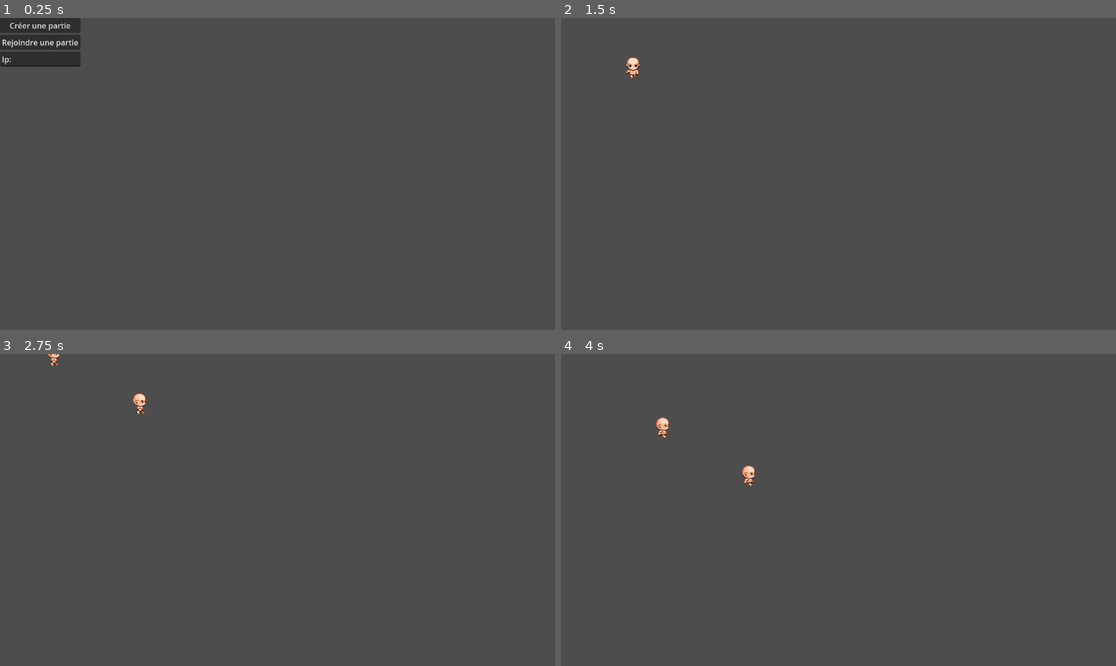
Above: before the commit, frames 1-4 (two rows, left to right).
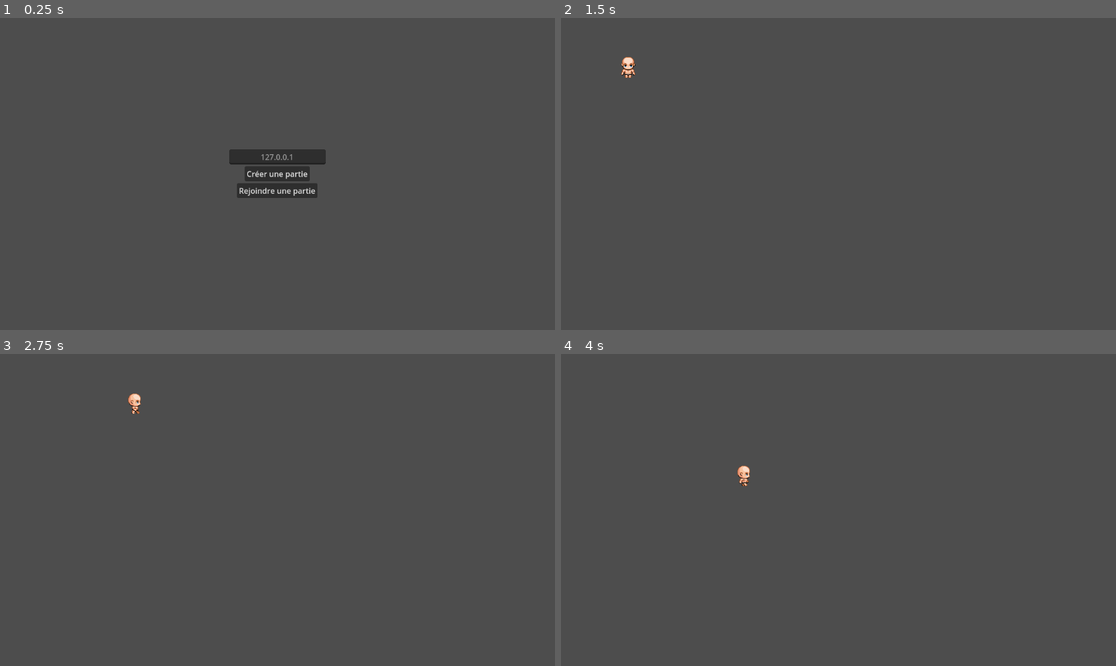
Above: after the commit, the same moments.

Repository: coeyn/greed_island_mmorpg
Game: Godot game, scene res://scenes/main_menu.tscn
Two runs of this game, one before a commit and one after it. Both use one fixed random seed, a clock stepped at 60 frames per second and the inputs below.
Inputs (mouse positions are in pixels of both pictures, inside the frame that each line leads up to):
- Up to frame 1 (0.25 s): no input
- Up to frame 2 (1.5 s): click "Créer une partie" at 0.5 s; click (838, 189) at 1.25 s, where only the run after the commit has a clickable "Rejoindre une partie"
- Up to frame 3 (2.75 s): tap Enter at 2 s; hold Right (ui_right) from 2.03 s (still down)
- Up to frame 4 (4 s): release Right (ui_right) at 2.78 s; hold Down (ui_down) 2.78-3.53 s; hold Right (ui_right) from 3.53 s (still down)

The runs differ from the first frame. In frame 1, 3.9% of the frame differs, in the area x 0-59%, y 0-58%; in frame 2, 0.2%; in frame 3, 0.2%; in frame 4, 0.3%.

Commit message:
continuété multi

Diff:
--- a/scenes/main_menu.tscn
+++ b/scenes/main_menu.tscn
@@ -12,19 +12,30 @@
 script = ExtResource("1_l6cm7")
 
 [node name="VBoxContainer" type="VBoxContainer" parent="."]
-layout_mode = 0
-offset_right = 68.0
-offset_bottom = 55.0
+layout_mode = 1
+anchors_preset = 15
+anchor_right = 1.0
+anchor_bottom = 1.0
+grow_horizontal = 2
+grow_vertical = 2
 alignment = 1
 
-[node name="ButtonHost" type="Button" parent="VBoxContainer"]
+[node name="LineEdit" type="LineEdit" parent="VBoxContainer"]
+custom_minimum_size = Vector2(200, 0)
 layout_mode = 2
+size_flags_horizontal = 4
+size_flags_vertical = 4
+placeholder_text = "127.0.0.1"
+alignment = 1
+
+[node name="ButtonCreate" type="Button" parent="VBoxContainer"]
+layout_mode = 2
+size_flags_horizontal = 4
+size_flags_vertical = 4
 text = "Créer une partie"
 
 [node name="ButtonJoin" type="Button" parent="VBoxContainer"]
 layout_mode = 2
+size_flags_horizontal = 4
+size_flags_vertical = 4
 text = "Rejoindre une partie"
-
-[node name="LineEditIP" type="LineEdit" parent="VBoxContainer"]
-layout_mode = 2
-text = "Ip:"
--- a/scenes/player.tscn
+++ b/scenes/player.tscn
@@ -1,10 +1,14 @@
-[gd_scene load_steps=17 format=3 uid="uid://bu8gviwmceoi"]
+[gd_scene load_steps=18 format=3 uid="uid://bu8gviwmceoi"]
 
 [ext_resource type="Script" uid="uid://c4j4bk55o0ell" path="res://scripts/player.gd" id="1_g2els"]
-[ext_resource type="Texture2D" uid="uid://bt8v8bp7jsaog" path="res://assets/characters/$test.png" id="2_qhqgy"]
+[ext_resource type="Texture2D" uid="uid://cbowtf6rwryqa" path="res://assets/characters/$test.png" id="2_qhqgy"]
 
 [sub_resource type="RectangleShape2D" id="RectangleShape2D_dqkch"]
 size = Vector2(29, 43)
+
+[sub_resource type="AtlasTexture" id="AtlasTexture_f1ej7"]
+atlas = ExtResource("2_qhqgy")
+region = Rect2(48, 0, 48, 48)
 
 [sub_resource type="AtlasTexture" id="AtlasTexture_g2els"]
 atlas = ExtResource("2_qhqgy")
@@ -60,6 +64,14 @@
 "loop": true,
 "name": &"default",
 "speed": 5.0
+}, {
+"frames": [{
+"duration": 1.0,
+"texture": SubResource("AtlasTexture_f1ej7")
+}],
+"loop": true,
+"name": &"idle",
+"speed": 6.0
 }, {
 "frames": [{
 "duration": 1.0,
@@ -139,6 +151,4 @@
 
 [node name="AnimatedSprite2D" type="AnimatedSprite2D" parent="."]
 sprite_frames = SubResource("SpriteFrames_f1ej7")
-animation = &"walk_down"
-frame = 2
-frame_progress = 0.291668
+animation = &"idle"
--- a/scenes/world.tscn
+++ b/scenes/world.tscn
@@ -13,4 +13,7 @@
 tile_set = SubResource("TileSet_rwgxs")
 format = 2
 
-[node name="Player" parent="." instance=ExtResource("1_nnsk1")]
+[node name="Player" type="Node2D" parent="."]
+
+[node name="MultiplayerSpawner" type="MultiplayerSpawner" parent="Player"]
+spawn_path = NodePath("..")
--- a/scripts/main_menu.gd
+++ b/scripts/main_menu.gd
@@ -1,16 +1,22 @@
+# scripts/main_menu.gd
 extends Control
 
-@onready var ip_input = $VBoxContainer/LineEditIP
+@onready var ip_input := $VBoxContainer/LineEdit
 
 func _ready():
-	$VBoxContainer/ButtonHost.pressed.connect(_on_host_pressed)
-	$VBoxContainer/ButtonJoin.pressed.connect(_on_join_pressed)
+	$VBoxContainer/ButtonCreate.pressed.connect(_on_host)
+	$VBoxContainer/ButtonJoin.pressed.connect(_on_join)
 
-func _on_host_pressed():
-	get_tree().change_scene_to_file("res://scenes/world.tscn")
-	Network.create_server()
+func _on_host():
+	if Network.create_server():
+		get_tree().change_scene_to_file("res://scenes/world.tscn")
+	else:
+		print("Erreur lors de la création du serveur")
 
-func _on_join_pressed():
-	get_tree().change_scene_to_file("res://scenes/world.tscn")
+
+func _on_join():
 	var ip = ip_input.text.strip_edges()
+	if ip == "":
+		ip = "127.0.0.1"
 	Network.join_server(ip)
+	get_tree().change_scene_to_file("res://scenes/World.tscn")
--- a/scripts/network.gd
+++ b/scripts/network.gd
@@ -1,15 +1,21 @@
 extends Node
 
-var peer : ENetMultiplayerPeer
+var peer: ENetMultiplayerPeer
 
-func create_server(port := 12345):
-	peer = ENetMultiplayerPeer.new()
-	peer.create_server(port, 8)
+func create_server(port := 12345, max_clients := 10):
+	var peer = ENetMultiplayerPeer.new()
+	var result = peer.create_server(port, max_clients)
+
+	if result != OK:
+		print("❌ Impossible de créer le serveur (code erreur : %s)" % result)
+		return false
+
 	multiplayer.multiplayer_peer = peer
-	print("Serveur lancé.")
+	print("✅ Serveur ENet créé sur le port %s" % port)
+	return true
 
 func join_server(ip := "127.0.0.1", port := 12345):
 	peer = ENetMultiplayerPeer.new()
 	peer.create_client(ip, port)
-	multiplayer.multiplayer_peer = peer
-	print("Connexion à %s:%d" % [ip, port])
+	multiplayer.multiplayer_peer = peer  # ✅ CORRECT
+	print("→ Connexion au serveur %s:%d" % [ip, port])
--- a/scripts/player.gd
+++ b/scripts/player.gd
@@ -1,37 +1,45 @@
 extends CharacterBody2D
 
-const SPEED := 200
+const SPEED := 200.0
 
-@onready var anim = $AnimatedSprite2D
+@onready var sprite = $AnimatedSprite2D
+
+@rpc("call_remote")
+func sync_state(pos: Vector2, anim: String):
+	position = pos
+	sprite.play(anim)
 
 func _ready():
-	if not is_multiplayer_authority():
-		set_process(false)
-		set_physics_process(false)
+	await get_tree().process_frame
+	if is_multiplayer_authority():
+		print("→ Je contrôle ce joueur (%s)" % name)
+	else:
+		print("→ Joueur distant : %s" % name)
+
+
 
 func _physics_process(delta):
+	if not is_multiplayer_authority():
+		return
+
 	var direction = Vector2.ZERO
+	var anim = "idle"
 
 	if Input.is_action_pressed("ui_up"):
 		direction.y -= 1
+		anim = "walk_up"
 	elif Input.is_action_pressed("ui_down"):
 		direction.y += 1
+		anim = "walk_down"
 	elif Input.is_action_pressed("ui_left"):
 		direction.x -= 1
+		anim = "walk_left"
 	elif Input.is_action_pressed("ui_right"):
 		direction.x += 1
+		anim = "walk_right"
 
-	velocity = direction * SPEED
+	velocity = direction.normalized() * SPEED
 	move_and_slide()
 
-	if direction != Vector2.ZERO:
-		if direction.y > 0:
-			anim.play("walk_down")
-		elif direction.y < 0:
-			anim.play("walk_up")
-		elif direction.x > 0:
-			anim.play("walk_right")
-		elif direction.x < 0:
-			anim.play("walk_left")
-	else:
-		anim.stop()
+	sprite.play(anim)
+	sync_state.rpc(position, anim)
--- a/scripts/world.gd
+++ b/scripts/world.gd
@@ -1,17 +1,49 @@
 extends Node2D
 
-@export var player_scene : PackedScene
+@export var player_scene: PackedScene
+
+func _enter_tree():
+	print("→ World ajouté au SceneTree")
 
 func _ready():
+	await get_tree().process_frame
+
+	# 💡 Attendre que le peer réseau soit bien en place
+	while multiplayer.multiplayer_peer == null or multiplayer.multiplayer_peer.get_connection_status() != MultiplayerPeer.CONNECTION_CONNECTED:
+		await get_tree().process_frame
+
+	var my_id = multiplayer.get_unique_id()
+	print("→ Mon ID réseau :", my_id)
+
+	spawn_player.rpc(my_id)
+
 	if multiplayer.is_server():
-		_spawn_player(multiplayer.get_unique_id())
-		multiplayer.peer_connected.connect(_spawn_player)
+		multiplayer.peer_connected.connect(_on_peer_connected)
 
-	elif multiplayer.is_client():
-		_spawn_player(multiplayer.get_unique_id())
 
-func _spawn_player(id: int):
+
+func _on_peer_connected(id: int):
+	print("→ Nouveau joueur connecté : %d" % id)
+
+	# 1. D'abord on demande à tout le monde de spawn ce joueur
+	spawn_player.rpc(id)
+
+	# 2. Puis on attend 1 frame pour s'assurer qu'il soit bien instancié
+	await get_tree().process_frame
+
+	# 3. Ensuite on envoie au nouveau venu tous les autres joueurs
+	for peer_id in multiplayer.get_peers():
+		if peer_id != id:
+			rpc_id(id, "spawn_player", peer_id)
+
+
+var players = {}
+
+@rpc("any_peer", "call_local")
+func spawn_player(id: int):
 	var player = player_scene.instantiate()
+	player.name = "Player_%s" % id
+	player.set_multiplayer_authority(id)
+	player.position = Vector2(100 + id * 40, 100)
 	add_child(player)
-	player.set_multiplayer_authority(id)
-	player.position = Vector2(100 + id * 50, 100)
+	players[id] = player
